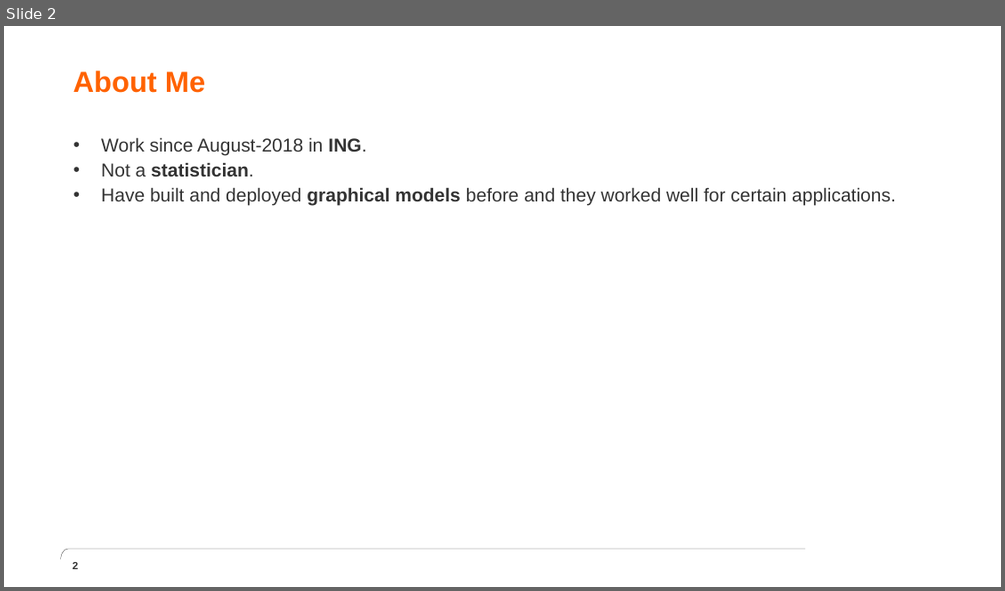
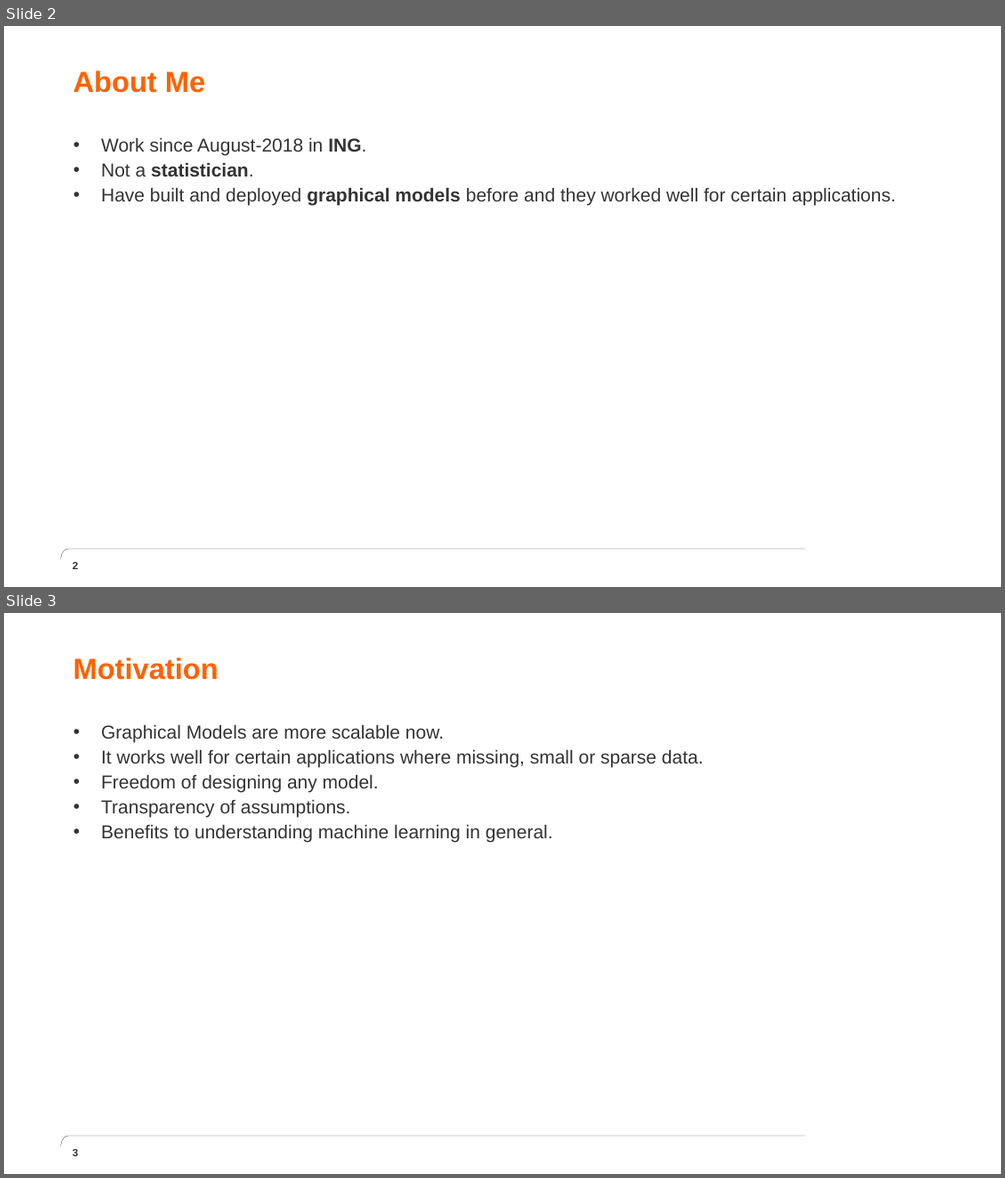
Before and after one commit to nawarhalabi/graphical_modeling, a slide deck: presentation.pptx. Shown one above the other, each under a label of ours: slide 2 before the commit, slides 2 and 3 after it. The pictures are 1005x591 and 1005x1178 pixels, drawn with LibreOffice and Linux fonts; fonts in the diff are those of the drawing; background and template pictures are left out. Boxes give left, top, right and bottom in pixels: in the first picture for what was removed or moved away, otherwise in the second. Text is boxed around its words. In the diff, an @@ line names an element or a change of style, - is before the commit and + after.

```diff
--- a/presentation.pptx
+++ b/presentation.pptx
@@ slide 3 added at (4,613,1001,1174), background #FFFFFF; not listed: 2 template elements that a slide beside it also shows @@
@@ text added at (73,657,218,680), 28 pt, text #FF6200, bold @@
+Motivation
@@ text added at (101,724,704,842), 18 pt, text #333333 @@
+• Graphical Models are more scalable now.
+• It works well for certain applications where missing, small or sparse data.
+• Freedom of designing any model.
+• Transparency of assumptions.
+• Benefits to understanding machine learning in general.
@@ page number added at (73,1149,78,1156), 10 pt, text #333333, bold @@
+3
```
Also in this commit, not shown: 8 slides changed, 1 other slide added, 1 other file.
